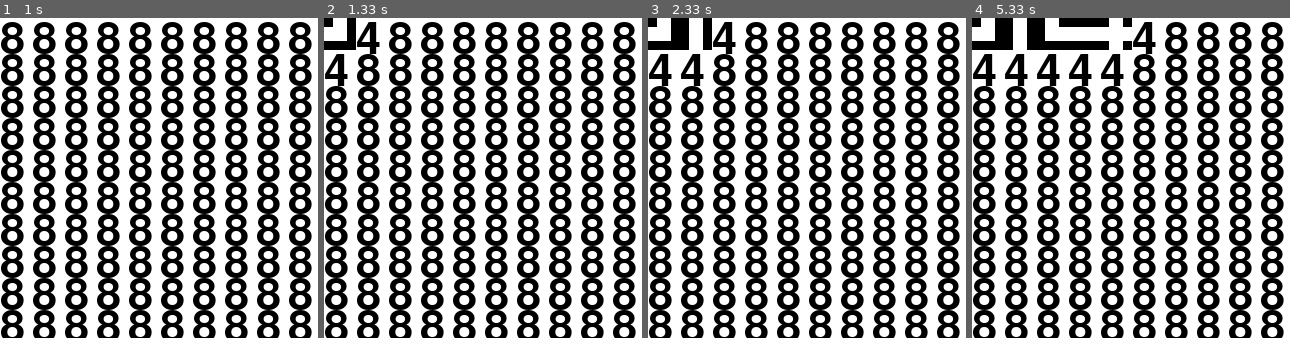
Above: before the commit, frames 1-4 (left to right).
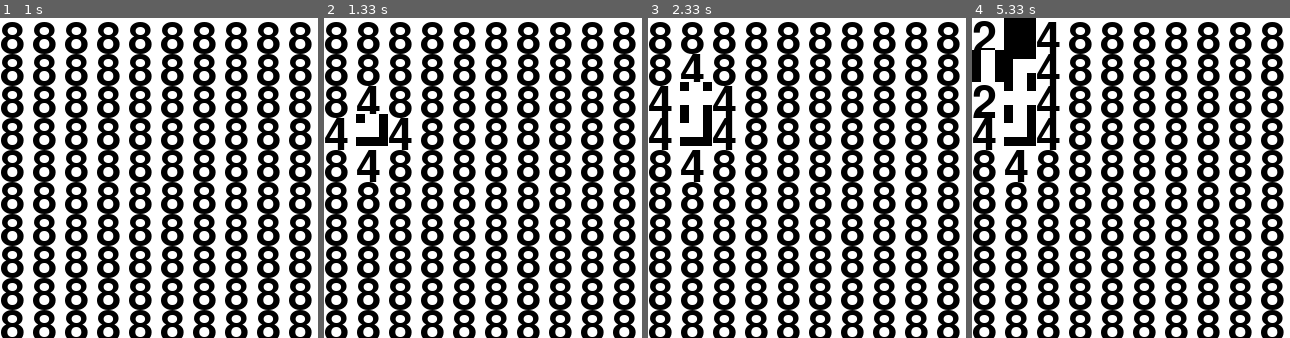
Above: after the commit, the same moments.

Repository: bobbarnes1981/PyGameWaveFunctionCollapse
Game: pygame game, started from wfc/__main__.py
Same seed, same stepped clock (60 frames per second), same inputs: the game is played once before the commit and once after it.
Inputs:
- Up to frame 1 (1 s): no input
- Up to frame 2 (1.33 s): no input
- Up to frame 3 (2.33 s): no input
- Up to frame 4 (5.33 s): no input

Frame 1 is identical in both runs. In frame 2, 3.8% of the frame differs, in the area x 0-28%, y 0-52%; in frame 3, 5.6%; in frame 4, 9.0%, in the area x 0-58%, y 0-52%.

Commit message:
pick random cell with minimum choices

Diff:
--- a/wfc/solver.py
+++ b/wfc/solver.py
@@ -152,10 +152,20 @@
 
         # sort by number of choices
         data.sort(key=lambda cell: len(cell['choices']), reverse=False)
+        logging.info('num cells {0}'.format(len(data)))
 
         if len(data) > 0:
-            # pick cell with least choices
-            cell = data[0]
+
+            # find min choices
+            num_choices = data[0]['choices']
+            logging.info('min choices {0}'.format(num_choices))
+
+            # filter for cells with same number of choices
+            data = [d for d in data if d['choices'] == num_choices]
+            logging.info('num cells {0}'.format(len(data)))
+
+            # pick random cell with least choices
+            cell = random.choice(data)
 
             # select one of the options
             chosen_tile = random.choice(cell['choices'])
@@ -170,12 +180,12 @@
                     if len(cell['choices']) > 1:
                         logging.info('not set')
                         if r > 0:
-                            logging.info('checking north')
+                            logging.debug('checking north')
                             x = c
                             y = r-1
                             n = grid[y][x]
                             if len(n['choices']) == 1:
-                                logging.info('restricting')
+                                logging.debug('restricting')
                                 allowed = rules[n['choices'][0]]['s']
                                 choices = []
                                 for choice in cell['choices']:
@@ -183,12 +193,12 @@
                                         choices.append(choice)
                                 cell['choices'] = choices
                         if r < TILE_Y-1:
-                            logging.info('checking south')
+                            logging.debug('checking south')
                             x = c
                             y = r+1
                             s = grid[y][x]
                             if len(s['choices']) == 1:
-                                logging.info('restricting')
+                                logging.debug('restricting')
                                 allowed = rules[s['choices'][0]]['n']
                                 choices = []
                                 for choice in cell['choices']:
@@ -196,12 +206,12 @@
                                         choices.append(choice)
                                 cell['choices'] = choices
                         if c > 0:
-                            logging.info('checking west')
+                            logging.debug('checking west')
                             x = c-1
                             y = r
                             w = grid[y][x]
                             if len(w['choices']) == 1:
-                                logging.info('restricting')
+                                logging.debug('restricting')
                                 allowed = rules[w['choices'][0]]['e']
                                 choices = []
                                 for choice in cell['choices']:
@@ -209,12 +219,12 @@
                                         choices.append(choice)
                                 cell['choices'] = choices
                         if c < TILE_X-1:
-                            logging.info('checking east')
+                            logging.debug('checking east')
                             x = c+1
                             y = r
                             e = grid[y][x]
                             if len(e['choices']) == 1:
-                                logging.info('restricting')
+                                logging.debug('restricting')
                                 allowed = rules[e['choices'][0]]['w']
                                 choices = []
                                 for choice in cell['choices']:
